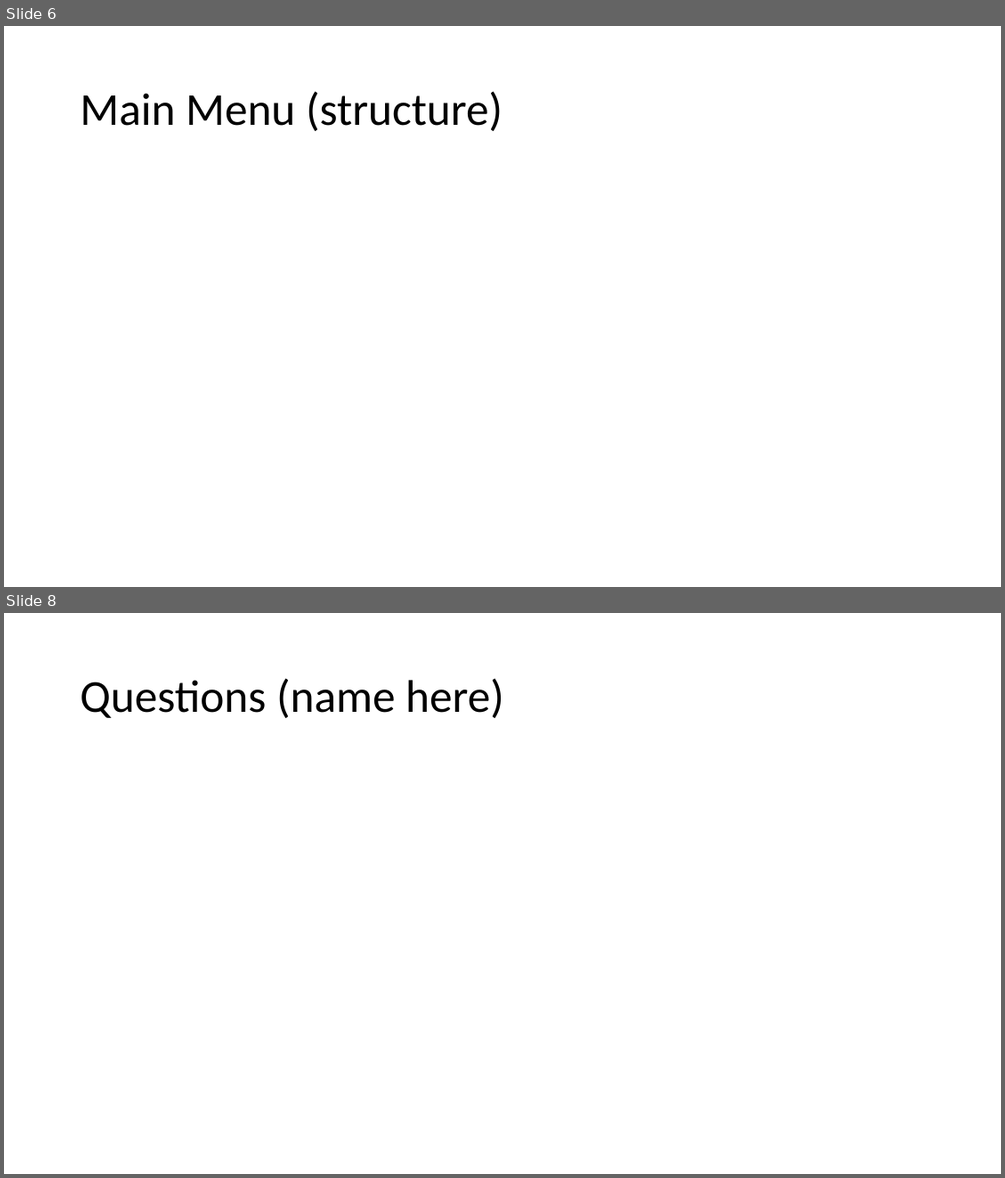
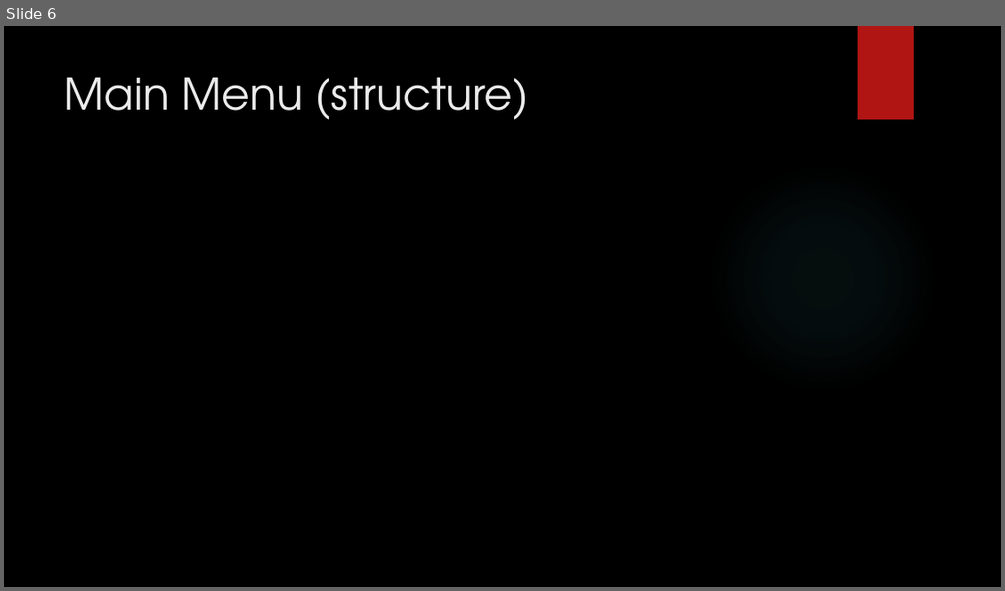
Before and after one commit to csmfduro/salaries, a slide deck: Computer Science Workshop Presentation.pptx. Shown one above the other, each under a label of ours: slides 6 and 8 before the commit, slide 6 after it; the slides between them are not shown. The pictures are 1005x1178 and 1005x591 pixels, drawn with LibreOffice and Linux fonts; fonts in the diff are those of the drawing; background and template pictures are left out. Boxes give left, top, right and bottom in pixels: in the first picture for what was removed or moved away, otherwise in the second. Text is boxed around its words. In the diff, an @@ line names an element or a change of style, - is before the commit and + after.

```diff
--- a/Computer Science Workshop Presentation.pptx
+++ b/Computer Science Workshop Presentation.pptx
@@ slide 8 removed at <box>4,613,1001,1174</box>, background #FFFFFF @@
@@ title removed at <box>80,678,504,718</box> @@
-Questions (name here)
@@ slide 6 changed as well @@
@@ background #FFFFFF to picture (left out) @@
@@ rectangle added at <box>858,26,914,119</box>, fill #B01513 @@
@@ title "Main Menu (structure)": place and size @@
-title "Main Menu (structure)" at <box>80,91,502,131</box>
+title "Main Menu (structure)" at <box>65,77,529,119</box>
@@ title "Main Menu (structure)" at <box>65,77,529,119</box>: size 44 to 42 pt, font Calibri to TeX Gyre Adventor, text colour #000000 to #EBEBEB; line spacing 0.9 to 1; vertical alignment middle to top @@
@@ ellipse added at <box>708,163,938,394</box>, fill gradient #50B9C1 @@
```
Also in this commit, not shown: 11 other slides changed, 6 slides added, 4 other slides removed.
